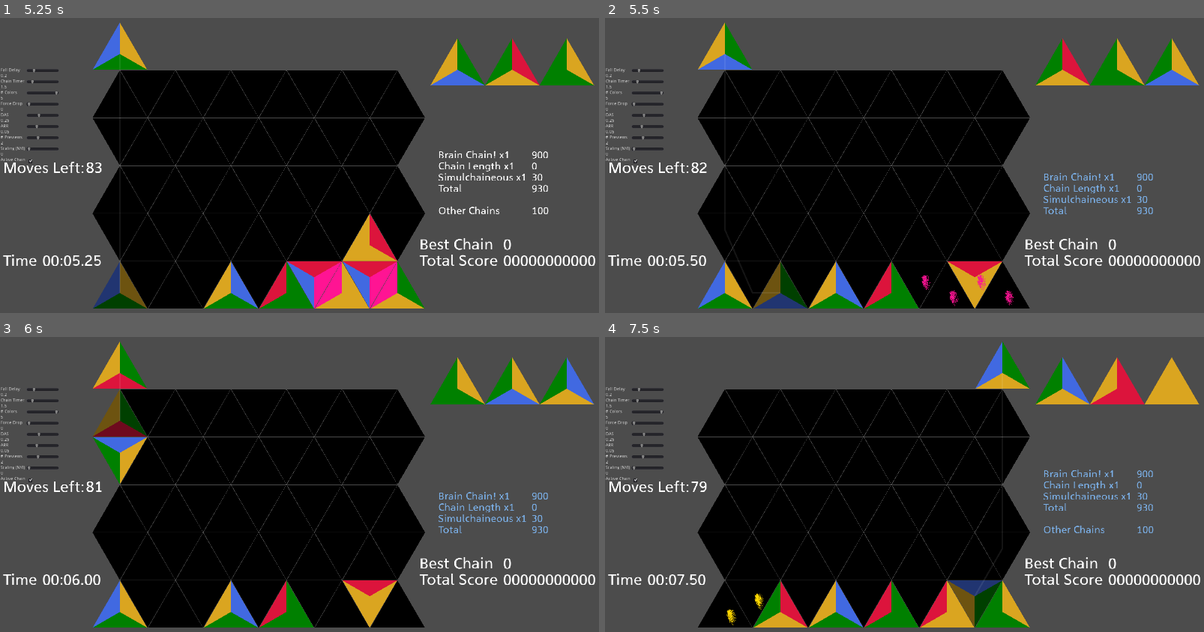
Above: before the commit, frames 1-4 (two rows, left to right).
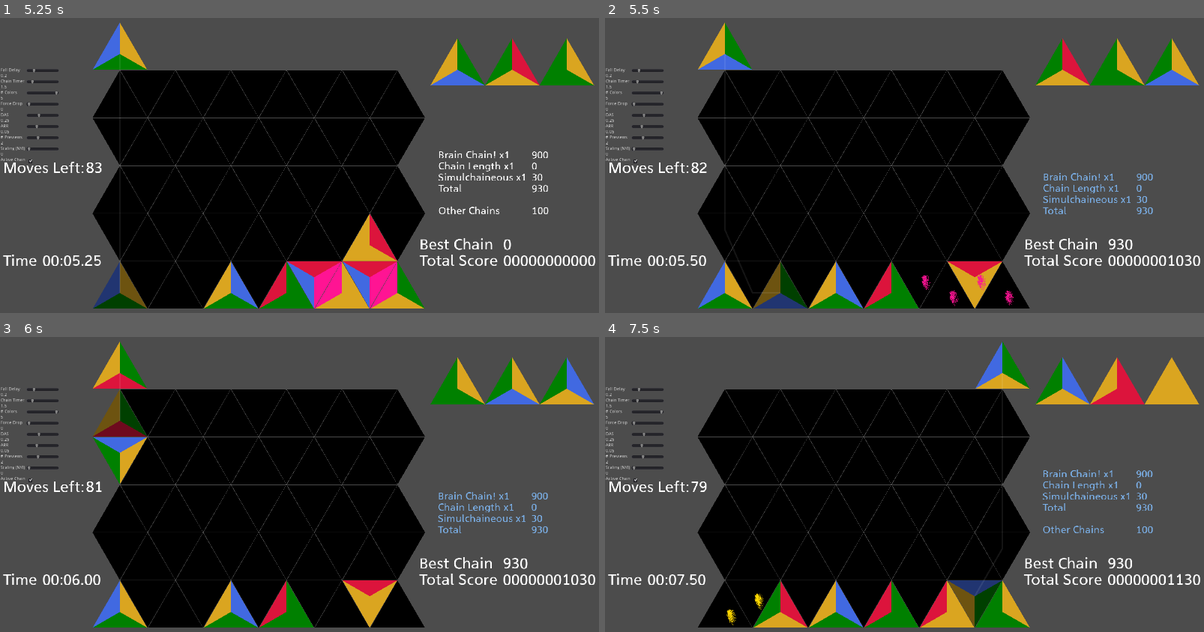
Above: after the commit, the same moments.

Repository: BoatsandJoes/tri-twist
Game: Godot game, scene res://scenes/Main.tscn
The game is run twice, just before and just after one commit, with the same random seed, the same clock (stepped at 60 frames per second) and the same inputs. This scene is started directly instead of the project's main scene.
Inputs (mouse positions are in pixels of both pictures, inside the frame that each line leads up to):
- Up to frame 1 (5.25 s): click (41, 162) at 0.5 s; tap Enter (ui_accept) at 1.25, 1.52, 2.27, 3.77, 4.52 s; hold D (right) 1.28-2.03 s; hold Keypad 6 (clockwise) 1.28-2.03 s; hold Down (ui_down) 2.03-2.78 s; tap Keypad 7 (counterclockwise) at 2.1, 3.6, 5.1 s; hold D (right) 2.78-3.53 s; hold Keypad 6 (clockwise) 2.78-3.53 s; hold Up (ui_up) 3.53-4.28 s; hold Keypad 6 (clockwise) 4.28-5.03 s; hold A (left) from 4.28 s (still down)
- Up to frame 2 (5.5 s): keep holding A (left); tap Enter (ui_accept) at 5.27 s
- Up to frame 3 (6 s): release A (left) at 5.78 s; hold Down (ui_down) from 5.78 s (still down); hold Keypad 6 (clockwise) from 5.78 s (still down)
- Up to frame 4 (7.5 s): release Down (ui_down) at 6.53 s; release Keypad 6 (clockwise) at 6.53 s; hold D (right) 6.53-7.28 s; tap Keypad 7 (counterclockwise) at 6.6 s; tap Enter (ui_accept) at 6.77 s; hold Up (ui_up) from 7.28 s (still down); hold Keypad 6 (clockwise) from 7.28 s (still down)

Frame 1 is identical in both runs. In frame 2, 0.8% of the frame differs, in the area x 69-98%, y 52-85%; in frame 3, 0.8%; in frame 4, 1.3%, in the area x 69-98%, y 44-85%.

Commit message:
Main menu bug, score new best chain thing, in progress combo update.

Diff:
--- a/scenes/ui/ComboDisplay.gd
+++ b/scenes/ui/ComboDisplay.gd
@@ -2,7 +2,6 @@
 class_name ComboDisplay
 
 signal combo_done
-signal new_best_combo
 
 # Declare member variables here. Examples:
 # var a = 2
@@ -18,7 +17,6 @@
 var simulchaineousScore = 30
 var displayedComboKey
 var activeChainOn: bool = true
-var bestCombo = null
 
 # Called when the node enters the scene tree for the first time.
 func _ready():
@@ -245,7 +243,12 @@
 
 func end_combo_if_exists(comboKey):
 	if combos.has(comboKey):
-		combos[comboKey]["finished"] = true
+		# emit combo score.
+		emit_signal("combo_done", combos.get(comboKey).get("scoreTotal"))
+		# XXX this is the only place we erase combos aside from combining chains.
+		# XXX Technically, the list could grow unbounded if new combos keep ending and restarting the timer.
+		# XXX similarly, we want to emit scores at some point rather than letting them stack up.
+		combos.erase(comboKey)
 		if $CompleteScorecardTimer.is_stopped():
 			# We only want to freeze the scorecard if this combo is the biggest (aka it's being shown currently).
 			# XXX keep othercombos the same color.
@@ -262,18 +265,4 @@
 
 func _on_CompleteScorecardTimer_timeout():
 	$Scorecard.set_modulate(Color(1, 1, 1))
-	var comboKeys = combos.keys()
-	for comboKey in comboKeys:
-		if combos.get(comboKey).has("finished"):
-			# emit combo score.
-			emit_signal("combo_done", combos.get(comboKey).get("scoreTotal"))
-			# If this is the new biggest, save it.
-			if bestCombo == null || combos.get(comboKey).get("scoreTotal") > bestCombo.get("scoreTotal"):
-				# Save our new best combo.
-				bestCombo = combos.get(comboKey)
-				emit_signal("new_best_combo", bestCombo.get("scoreTotal"))
-			# XXX this is the only place we erase combos aside from combining chains.
-			# XXX Technically, the list could grow unbounded if new combos keep ending and restarting the timer.
-			# XXX similarly, we want to emit scores at some point rather than letting them stack up.
-			combos.erase(comboKey)
 	update_scorecard()
--- a/scenes/ui/HUD.gd
+++ b/scenes/ui/HUD.gd
@@ -30,6 +30,3 @@
 
 func _on_ComboDisplay_combo_done(score):
 	$HBoxContainer/VBoxContainer/ScoreDisplay.increment_score(score)
-
-func _on_ComboDisplay_new_best_combo(score):
-	$HBoxContainer/VBoxContainer/ScoreDisplay.update_best_chain_score(score)
--- a/scenes/ui/PausePopup.gd
+++ b/scenes/ui/PausePopup.gd
@@ -31,7 +31,7 @@
 	$VBoxContainer/HBoxContainer2/SelectArrow/Restart.text = "<"
 	$VBoxContainer/HBoxContainer2/SelectArrow/BackToMain.text = ""
 	self.visible = true
-	get_parent().triangleDropper.set_process_input(false)
+	get_parent().set_process_input(false)
 	get_tree().paused = true
 
 # Called every frame. 'delta' is the elapsed time since the previous frame.
--- a/scenes/ui/ScoreDisplay.gd
+++ b/scenes/ui/ScoreDisplay.gd
@@ -18,7 +18,6 @@
 func increment_score(value: int):
 	score = score + value
 	$HBoxContainer/Values/ScoreValue.text = String(score).pad_zeros(11)
-
-func update_best_chain_score(value: int):
-	bestChainScore = value
-	$HBoxContainer/Values/BestChain.text = String(value)
+	if value > bestChainScore:
+		bestChainScore = value
+		$HBoxContainer/Values/BestChain.text = String(value)
Not shown, changed: notes/known bugs.txt
Not shown, changed: notes/notes.txt
